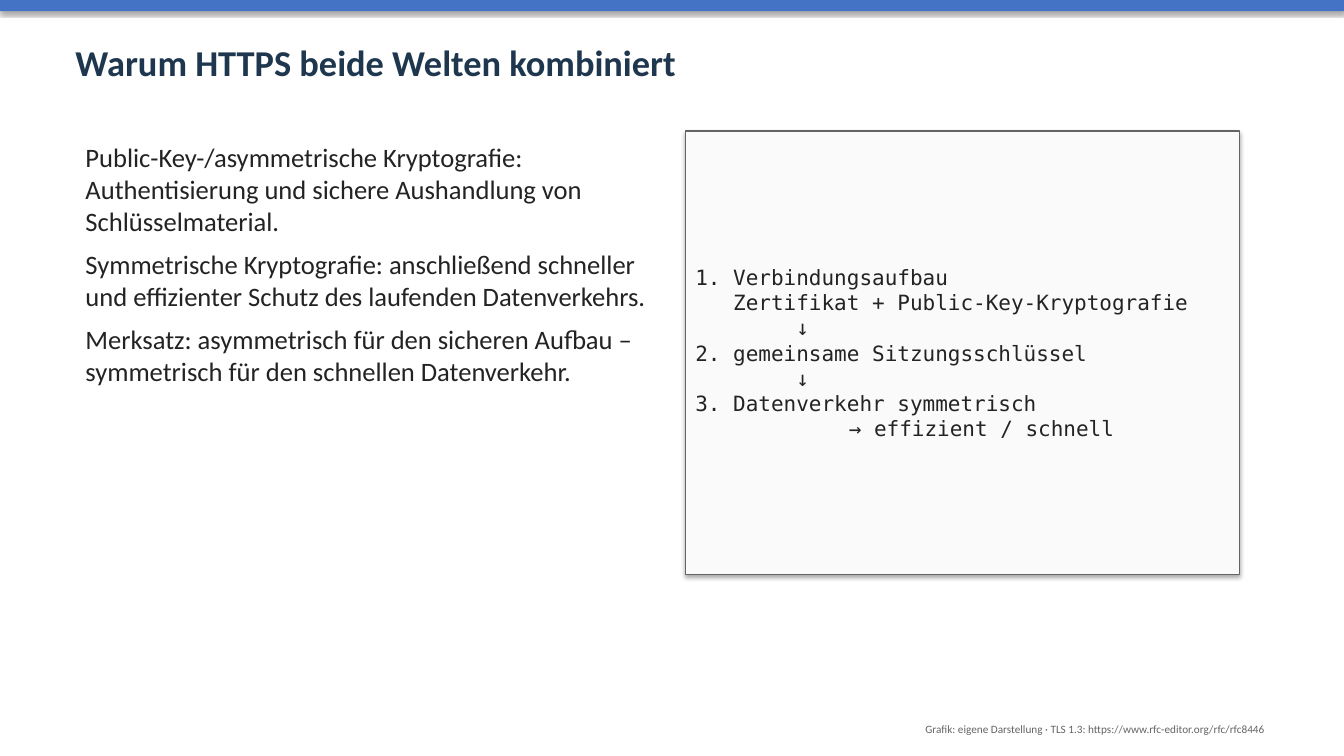
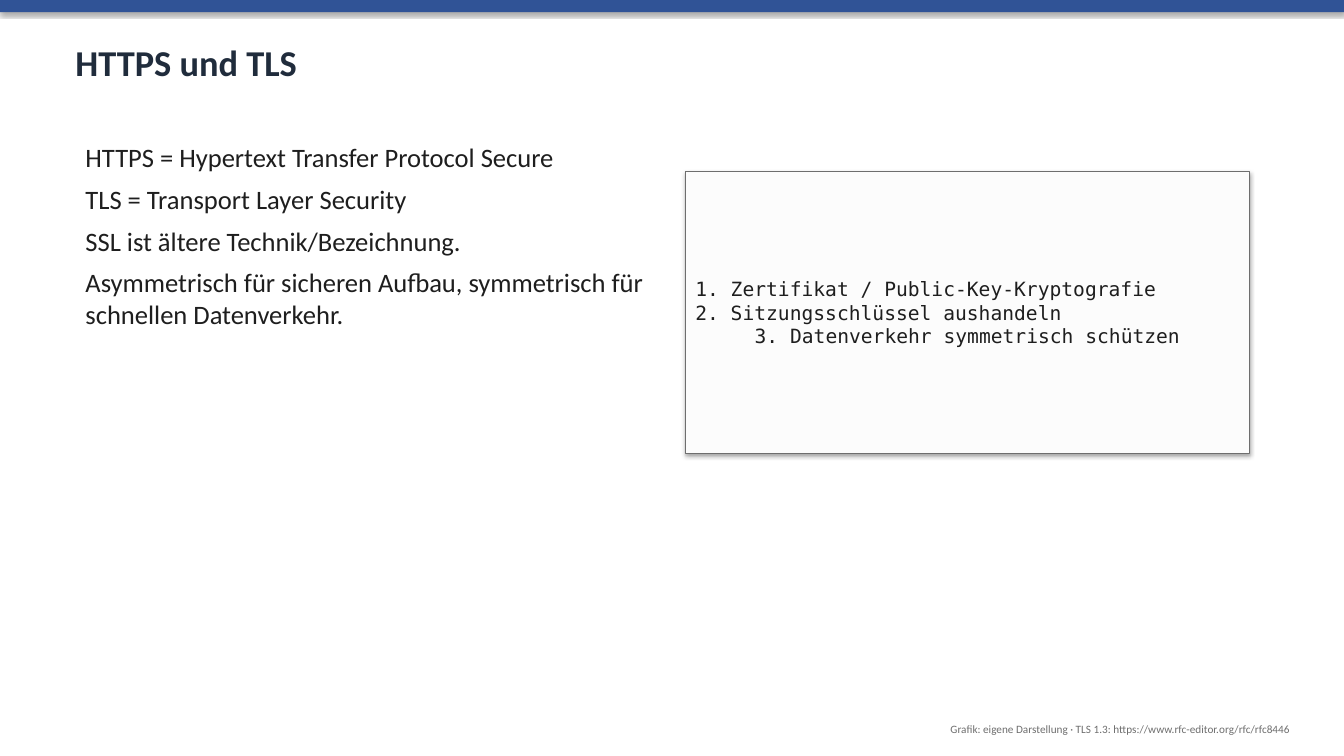
Before and after one commit to audipz/Unterrichtsmaterial_Oberschule_Sachsen, a slide deck: slide 7 of Unterrichtsmaterial_Oberschule_Sachsen/Klasse_8/04_Netzwerke_in_der_Informatik/05_Praesentationen/Zusatz_Kryptografie.pptx (slide 13 before the commit). Drawn at 1344x756 pixels with LibreOffice and Linux fonts; fonts in the diff are those of the drawing. Boxes give left, top, right and bottom in pixels: in the first picture for what was removed or moved away, otherwise in the second. Text is boxed around its words. In the diff, an @@ line names an element or a change of style, - is before the commit and + after.

```diff
--- a/Unterrichtsmaterial_Oberschule_Sachsen/Klasse_8/04_Netzwerke_in_der_Informatik/05_Praesentationen/Zusatz_Kryptografie.pptx
+++ b/Unterrichtsmaterial_Oberschule_Sachsen/Klasse_8/04_Netzwerke_in_der_Informatik/05_Praesentationen/Zusatz_Kryptografie.pptx
@@ rectangle at [0, 0, 1344, 12]: fill #4472C4 to #305396 @@
@@ text at [75, 50, 297, 77]: text changed; text colour #1F374E to #202C3C @@
-Warum HTTPS beide Welten kombiniert
+HTTPS und TLS
@@ text at [85, 148, 643, 324]: text changed; text colour #232323 to #1E1E1E @@
-Public-Key-/asymmetrische Kryptografie: Authentisierung und sichere Aushandlung von Schlüsselmaterial.
-Symmetrische Kryptografie: anschließend schneller und effizienter Schutz des laufenden Datenverkehrs.
-Merksatz: asymmetrisch für den sicheren Aufbau – symmetrisch für den schnellen Datenverkehr.
+HTTPS = Hypertext Transfer Protocol Secure
+TLS = Transport Layer Security
+SSL ist ältere Technik/Bezeichnung.
+Asymmetrisch für sicheren Aufbau, symmetrisch für schnellen Datenverkehr.
@@ rectangle "1. Zertifikat / Public-Key-Kryptografie 2. ...": place and size @@
-rectangle "1. Zertifikat / Public-Key-Kryptografie 2. ..." at [686, 131, 1240, 575]
+rectangle "1. Zertifikat / Public-Key-Kryptografie 2. ..." at [686, 171, 1250, 454]
@@ rectangle "1. Zertifikat / Public-Key-Kryptografie 2. ..." at [686, 171, 1250, 454]: fill #FAFAFA to #FCFCFC; outline #646464 0.75 pt to #6E6E6E 0.75 pt @@
@@ text in rectangle at [695, 281, 1179, 347]: text changed; size 15 to 14 pt; text colour #232323 to #1E1E1E @@
-1. Verbindungsaufbau
-Zertifikat + Public-Key-Kryptografie
-↓
-2. gemeinsame Sitzungsschlüssel
-↓
-3. Datenverkehr symmetrisch
-→ effizient / schnell
+1. Zertifikat / Public-Key-Kryptografie
+2. Sitzungsschlüssel aushandeln
+3. Datenverkehr symmetrisch schützen
@@ text "Grafik: eigene Darstellung · TLS ...": place and size @@
-text "Grafik: eigene Darstellung · TLS ..." at [925, 725, 1264, 735]
+text "Grafik: eigene Darstellung · TLS ..." at [950, 725, 1289, 735]
@@ text "Grafik: eigene Darstellung · TLS ..." at [950, 725, 1289, 735]: text colour #646464 to #6E6E6E @@
```
Also in this commit, not shown: 4 other slides changed, 3 slides added, 10 slides removed, 9 other files.
